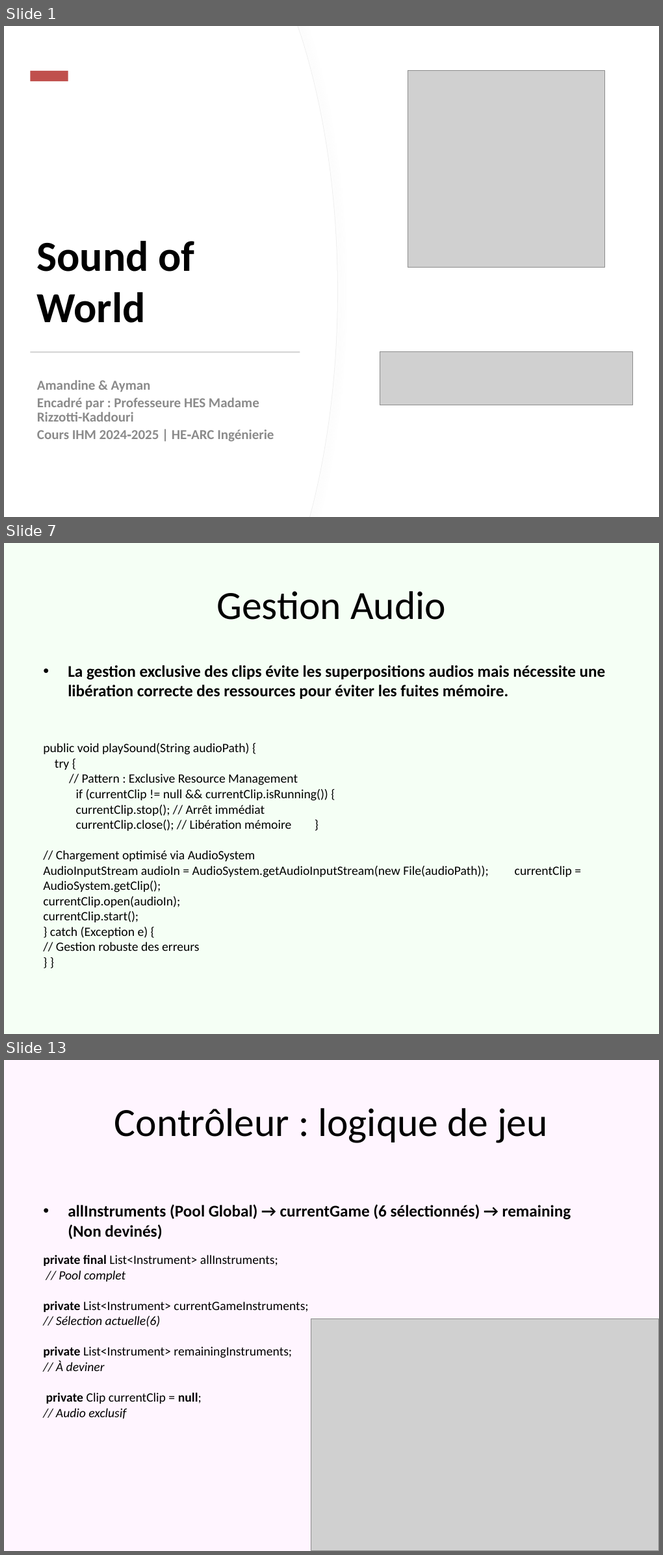
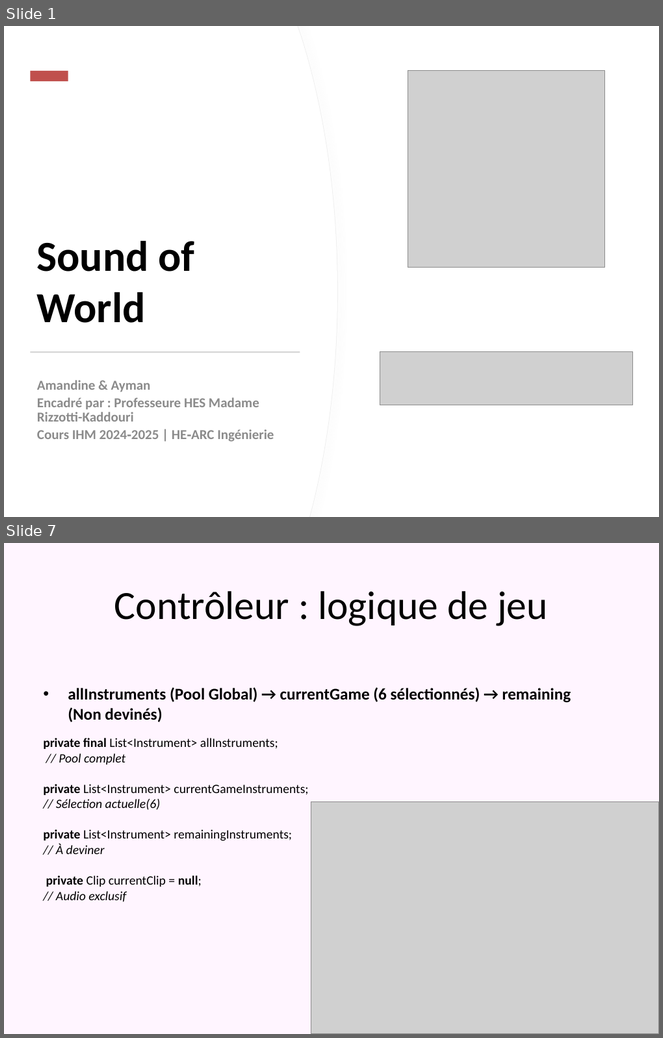
Before and after one commit to Bobyte5923/SoundOfWorld, a slide deck: SoundOfWorld.pptx. Shown one above the other, each under a label of ours: slides 1, 7 and 13 before the commit, slides 1 and 7 after it; the slides between them are not shown. The pictures are 663x1555 and 663x1038 pixels, drawn with LibreOffice and Linux fonts; fonts in the diff are those of the drawing; grey boxes stand for pictures. Boxes give left, top, right and bottom in pixels: in the first picture for what was removed or moved away, otherwise in the second. Text is boxed around its words. In the diff, an @@ line names an element or a change of style, - is before the commit and + after.

```diff
--- a/SoundOfWorld.pptx
+++ b/SoundOfWorld.pptx
@@ slide 7 removed at (4,543,659,1034), background #F5FFF5 @@
@@ title removed at (217,591,446,620) @@
-Gestion Audio
@@ text removed at (68,665,606,699) @@
-• La gestion exclusive des clips évite les superpositions audios mais nécessite une libération correcte des ressources pour éviter les fuites mémoire.
@@ text removed at (43,743,489,951) @@
-public void playSound(String audioPath) {
-try {
-// Pattern : Exclusive Resource Management
-if (currentClip != null && currentClip.isRunning()) {
-currentClip.stop(); // Arrêt immédiat
-currentClip.close(); // Libération mémoire }
-// Chargement optimisé via AudioSystem
-AudioInputStream audioIn = AudioSystem.getAudioInputStream(new File(audioPath)); currentClip = AudioSystem.getClip();
-currentClip.open(audioIn);
-currentClip.start();
-} catch (Exception e) {
-// Gestion robuste des erreurs
-} }
@@ what was slide 13 is now slide 7 @@
```
Also in this commit, not shown: 6 slides changed, 5 other slides removed.
